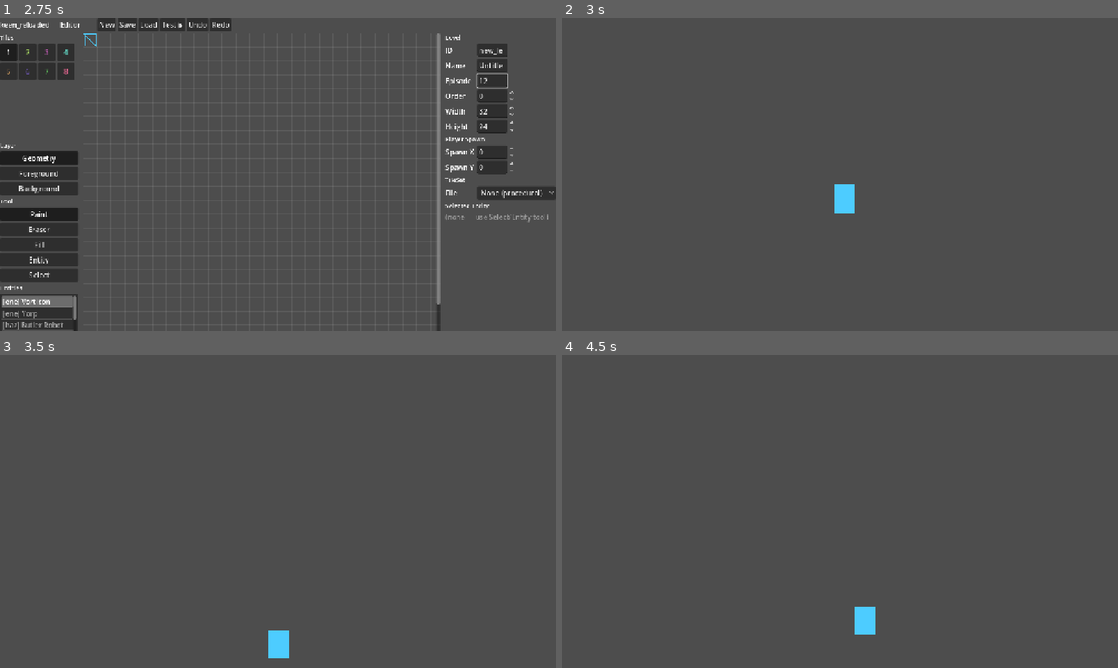
Above: before the commit, frames 1-4 (two rows, left to right).
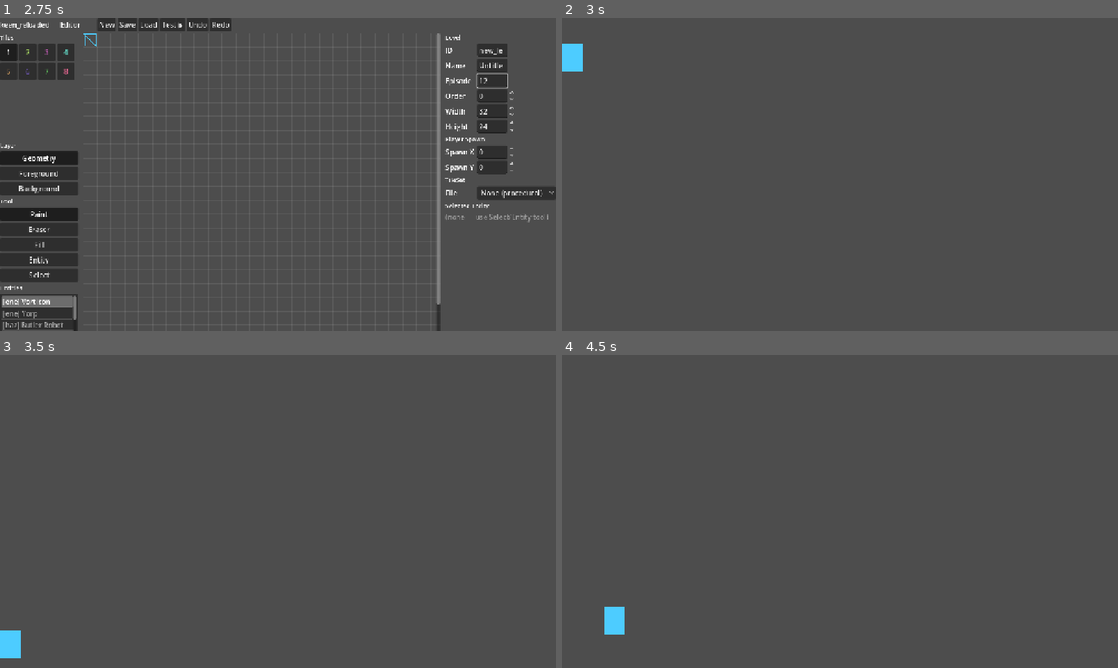
Above: after the commit, the same moments.

Repository: ehowe/keen_reloaded
Game: Godot game, scene res://src/ui/main_menu.tscn
Two runs of this game, one before a commit and one after it. Both use one fixed random seed, a clock stepped at 60 frames per second and the inputs below.
Inputs (mouse positions are in pixels of both pictures, inside the frame that each line leads up to):
- Up to frame 1 (2.75 s): tap Enter at 0.5 s; move the mouse to (400, 158) at 0.52 s; hold D (move_right) 0.53-1.25 s; tap P (pogo) at 0.6 s; click (400, 158) at 0.67 s; tap Space (jump) at 0.77 s; click "Open Level Editor" at 1.25 s; click (494, 80) at 2.02 s; type "12" at 2.1 s
- Up to frame 2 (3 s): click "Test ▶" at 2.75 s
- Up to frame 3 (3.5 s): no input
- Up to frame 4 (4.5 s): drag from (728, 527) to (812, 574) at 3.52 s; move the mouse to (895, 442) at 4.27 s; hold D (move_right) from 4.28 s (still down); tap Alt at 4.35 s

Frame 1 is identical in both runs. In frame 2, 0.7% of the frame differs, in the area x 0-53%, y 8-63%; in frame 3, 0.7%; in frame 4, 0.7%.

Commit message:
fix(runtime): clamp camera to map bounds
Camera scrolled past level edges during play. Set Camera2D limit_* to the level pixel rect at spawn so the camera stops at the edges and the player moves freely until the view would scroll back inward.

Diff:
--- a/src/runtime/level_runtime.gd
+++ b/src/runtime/level_runtime.gd
@@ -81,6 +81,11 @@
 	p.position = Vector2(level.player_spawn) * float(ts)
 	add_child(p)
 	player = p
+	var world_bounds := Rect2(
+		Vector2.ZERO,
+		Vector2(level.width * ts, level.height * ts) * RUNTIME_SCALE
+	)
+	p.set_camera_bounds(world_bounds)
 
 
 func _spawn_entities(level: LevelData, ts: int) -> void:
--- a/src/runtime/player/player.gd
+++ b/src/runtime/player/player.gd
@@ -61,6 +61,18 @@
 	move_and_slide()
 
 
+## Clamp the child "Camera2D" to `rect` (world-space pixel rect) so it never
+## scrolls outside the level. Pass the level's pixel bounds at build time.
+func set_camera_bounds(rect: Rect2) -> void:
+	var cam := get_node_or_null("Camera2D") as Camera2D
+	if cam == null:
+		return
+	cam.limit_left = int(rect.position.x)
+	cam.limit_top = int(rect.position.y)
+	cam.limit_right = int(rect.end.x)
+	cam.limit_bottom = int(rect.end.y)
+
+
 func add_score(amount: int) -> void:
 	score += amount
 	score_changed.emit(score)
--- a/tests/unit/test_level_runtime.gd
+++ b/tests/unit/test_level_runtime.gd
@@ -118,6 +118,21 @@
 	assert_eq(kill_zones[0].collision_mask, 1, "kill zone detects player")
 
 
+func test_build_clamps_camera_to_map_bounds():
+	GameManager.pending_level = null
+	var rt := LevelRuntime.new()
+	add_child_autofree(rt)
+	var lvl := _level()
+	rt.build(lvl)
+	var cam := rt.player.get_node_or_null("Camera2D") as Camera2D
+	assert_not_null(cam, "player has a camera")
+	var ts := lvl.tile_size
+	assert_eq(cam.limit_left, 0, "left clamped to map origin")
+	assert_eq(cam.limit_top, 0, "top clamped to map origin")
+	assert_eq(cam.limit_right, lvl.width * ts, "right clamped to map width")
+	assert_eq(cam.limit_bottom, lvl.height * ts, "bottom clamped to map height")
+
+
 func test_build_falls_back_to_procedural_when_tileset_ref_null():
 	GameManager.pending_level = null
 	var ld := LevelData.new()
